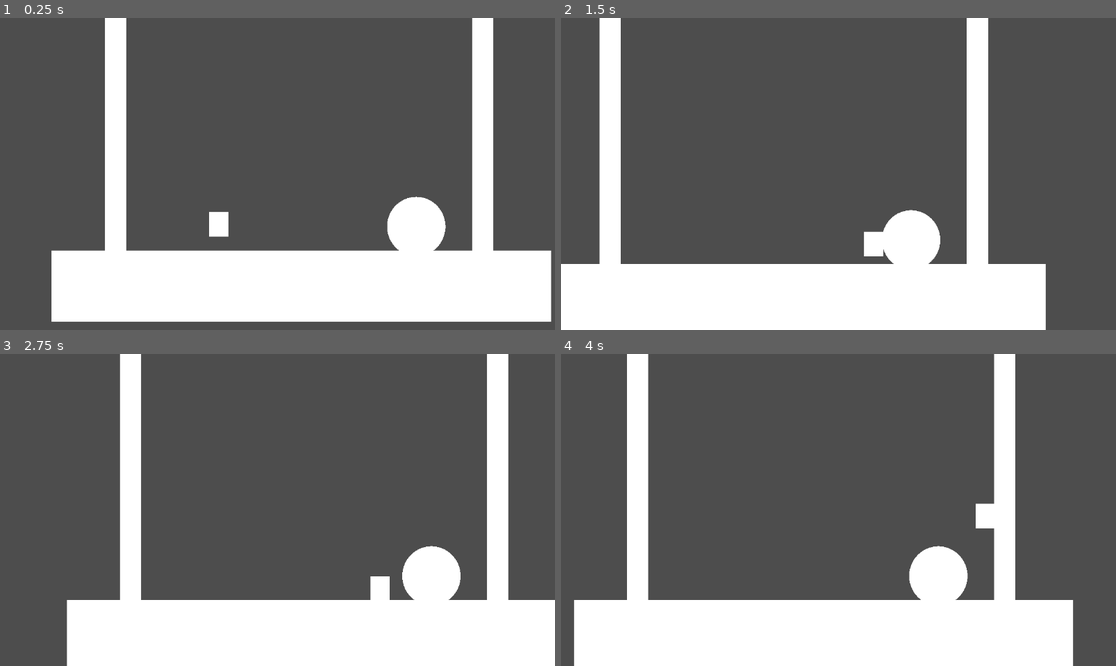
Above: before the commit, frames 1-4 (two rows, left to right).
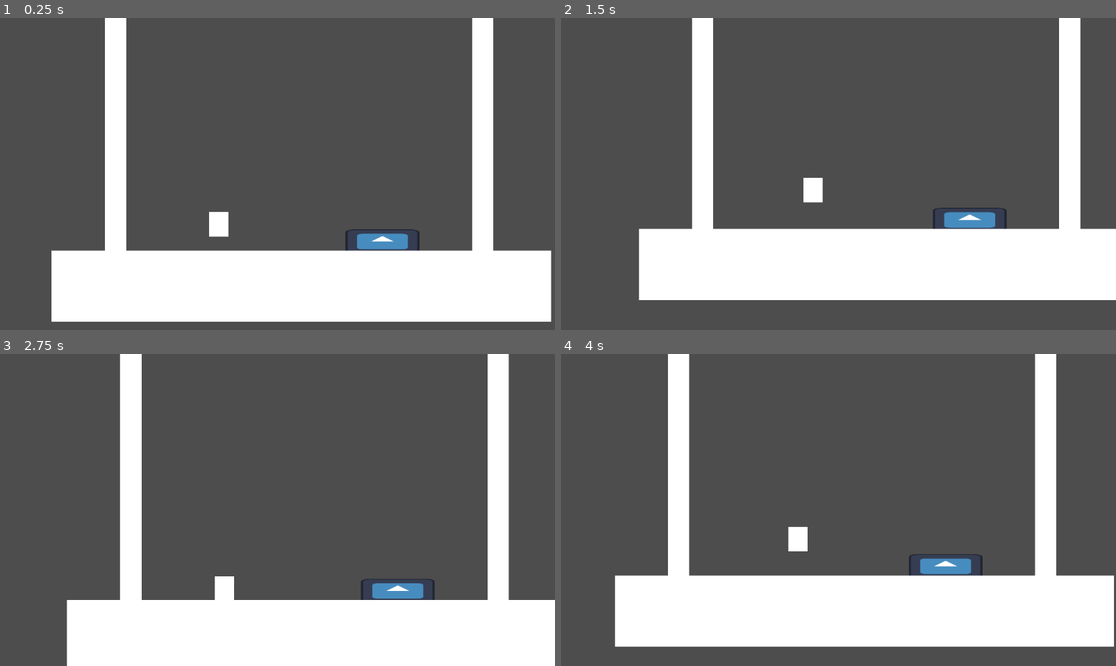
Above: after the commit, the same moments.

Repository: 50cProductions/RobotGamez
Game: Godot game, scene res://Levels/Test.tscn
Two runs of this game, one before a commit and one after it. Both use one fixed random seed, a clock stepped at 60 frames per second and the inputs below. The engine's default icon, where the game draws it, is replaced by a stand-in: a white triangle on a blue panel in a dark square.
Inputs (mouse positions are in pixels of both pictures, inside the frame that each line leads up to):
- Up to frame 1 (0.25 s): no input
- Up to frame 2 (1.5 s): tap Enter (ui_accept) at 0.5, 0.77 s; move the mouse to (960, 158) at 0.52 s; hold D (right) from 0.53 s (still down); click (960, 158) at 0.6 s; move the mouse to (727, 189) at 1.27 s; tap Shift (dash) at 1.35 s
- Up to frame 3 (2.75 s): tap Enter (ui_accept) at 1.52 s; move the mouse to (333, 441) at 2.02 s; release D (right) at 2.03 s; hold A (left) from 2.03 s (still down); click (333, 441) at 2.1 s
- Up to frame 4 (4 s): move the mouse to (810, 572) at 2.77 s; release A (left) at 2.78 s; hold D (right) from 2.78 s (still down); tap Shift (dash) at 2.85 s; tap Enter (ui_accept) at 3.02, 3.77 s; move the mouse to (1005, 556) at 3.52 s; click (1005, 556) at 3.6 s

The runs differ from the first frame. In frame 1, 1.9% of the frame differs, in the area x 62-81%, y 57-75%; in frame 2, 31%, in the area x 0-100%, y 0-100%; in frame 3, 2.6%; in frame 4, 26%.

Commit message:
Organize project structure, create Tarps folder, and add Tarps_Container

Diff:
--- a/robot-game/Levels/Test.tscn
+++ b/robot-game/Levels/Test.tscn
@@ -1,6 +1,7 @@
 [gd_scene format=3 uid="uid://cll0paksyh8pg"]
 
 [ext_resource type="PackedScene" uid="uid://c05dos5uqad4d" path="res://Player/Player.tscn" id="1_cljdu"]
+[ext_resource type="PackedScene" uid="uid://cfstd1p7bot1c" path="res://Traps/Spikes.tscn" id="2_uvd1l"]
 
 [sub_resource type="GDScript" id="GDScript_myinc"]
 script/source = "extends Node2D
@@ -26,13 +27,13 @@
 [sub_resource type="RectangleShape2D" id="RectangleShape2D_njov2"]
 size = Vector2(44.375, 767.5)
 
-[sub_resource type="SphereMesh" id="SphereMesh_8tn2x"]
-
-[sub_resource type="CircleShape2D" id="CircleShape2D_aq4fw"]
-radius = 56.008926
-
 [node name="Test" type="Node2D" unique_id=1104303678]
 script = SubResource("GDScript_myinc")
+
+[node name="Traps_Container" type="Node2D" parent="." unique_id=557579346]
+
+[node name="Spikes" parent="Traps_Container" unique_id=1574210904 instance=ExtResource("2_uvd1l")]
+position = Vector2(194, 193)
 
 [node name="Room" type="StaticBody2D" parent="." unique_id=1600489153]
 
@@ -60,7 +61,7 @@
 shape = SubResource("RectangleShape2D_njov2")
 
 [node name="CollisionShape2D3" type="CollisionShape2D" parent="Room" unique_id=258554470]
-position = Vector2(382.1875, 6.625)
+position = Vector2(380, -41)
 shape = SubResource("RectangleShape2D_njov2")
 
 [node name="CharacterBody2D" parent="." unique_id=1816955753 instance=ExtResource("1_cljdu")]
@@ -68,14 +69,3 @@
 
 [node name="Camera2D" type="Camera2D" parent="CharacterBody2D" unique_id=660183255]
 position_smoothing_enabled = true
-
-[node name="RingATK" type="Area2D" parent="." unique_id=1067776680 groups=["pogoable"]]
-position = Vector2(242, 136)
-
-[node name="MeshInstance2D" type="MeshInstance2D" parent="RingATK" unique_id=165295993]
-position = Vector2(0.49999642, 1)
-scale = Vector2(121.13721, 123.25002)
-mesh = SubResource("SphereMesh_8tn2x")
-
-[node name="CollisionShape2D" type="CollisionShape2D" parent="RingATK" unique_id=228629235]
-shape = SubResource("CircleShape2D_aq4fw")
--- /dev/null
+++ b/robot-game/Traps/Spikes.tscn
@@ -0,0 +1,23 @@
+[gd_scene format=3 uid="uid://cfstd1p7bot1c"]
+
+[ext_resource type="Script" uid="uid://b50puhhxxry1v" path="res://Traps/spikes.gd" id="1_0e48y"]
+[ext_resource type="Texture2D" uid="uid://c1b1h22h5eal7" path="res://icon.svg" id="1_wtcfe"]
+
+[sub_resource type="RectangleShape2D" id="RectangleShape2D_0e48y"]
+size = Vector2(141, 35)
+
+[node name="Node2D" type="Node2D" unique_id=1574210904]
+
+[node name="Spikes" type="Area2D" parent="." unique_id=1949265605]
+script = ExtResource("1_0e48y")
+
+[node name="Sprite2D" type="Sprite2D" parent="Spikes" unique_id=702466779]
+position = Vector2(-21.750002, -25.500002)
+scale = Vector2(1.1992186, 0.38281247)
+texture = ExtResource("1_wtcfe")
+
+[node name="CollisionShape2D" type="CollisionShape2D" parent="Spikes" unique_id=571100502]
+position = Vector2(-20.5, -26.5)
+shape = SubResource("RectangleShape2D_0e48y")
+
+[connection signal="body_entered" from="Spikes" to="Spikes" method="_on_body_entered"]
--- /dev/null
+++ b/robot-game/Traps/spikes.gd
@@ -0,0 +1,15 @@
+extends Area2D
+
+
+# Called when the node enters the scene tree for the first time.
+func _ready() -> void:
+	pass # Replace with function body.
+
+
+# Called every frame. 'delta' is the elapsed time since the previous frame.
+func _process(delta: float) -> void:
+	pass
+
+
+func _on_body_entered(body: Node2D) -> void:
+	get_tree().reload_current_scene()
Not shown, added: robot-game/Traps/spikes.gd.uid
